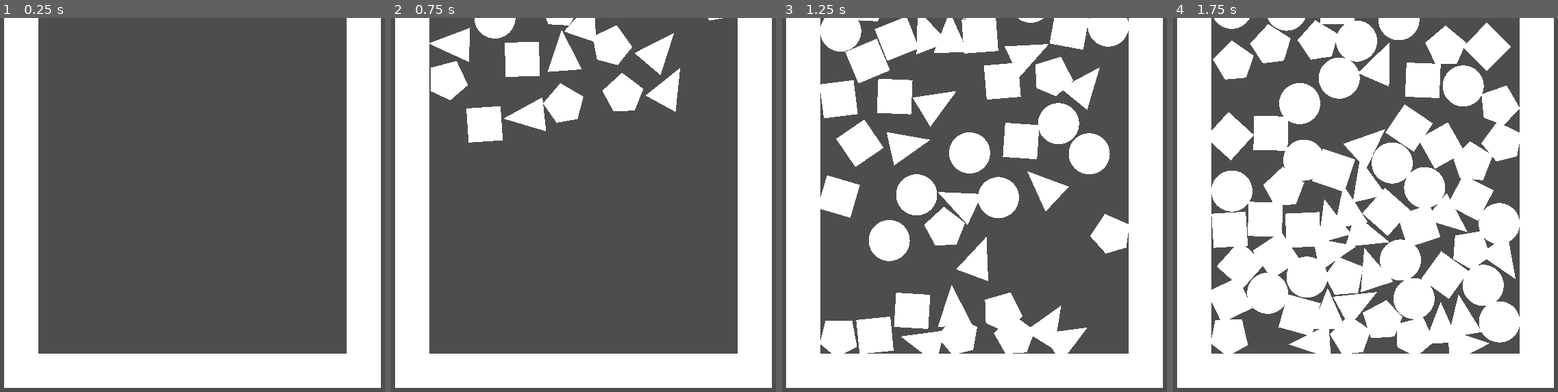
Above: before the commit, frames 1-4 (left to right).
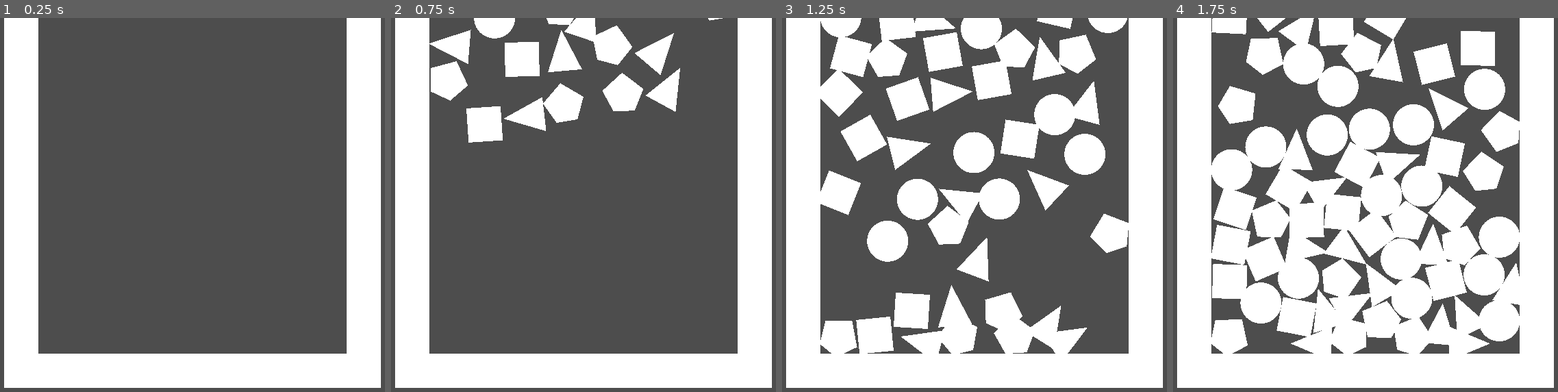
Above: after the commit, the same moments.

Repository: G-U-T-S/theana_jam
Game: Godot game, scene res://Scenes/main.tscn
Same seed, same stepped clock (60 frames per second), same inputs: the game is played once before the commit and once after it.
Inputs:
- Up to frame 1 (0.25 s): no input
- Up to frame 2 (0.75 s): tap Enter (ui_accept) at 0.5 s
- Up to frame 3 (1.25 s): tap Enter (ui_accept) at 0.77 s
- Up to frame 4 (1.75 s): tap Enter (ui_accept) at 1.52 s

Frame 1 is identical in both runs. In frame 2, 0.2% of the frame differs, in the area x 9-65%, y 0-31%; in frame 3, 10%; in frame 4, 25%, in the area x 9-91%, y 0-90%.

Commit message:
mouse_entity adicionado e layers
mudei o nome das layers e adicionei a cena mouse_entity, para que a interação com mouse seja mais facil de implementar

Diff:
--- a/Scenes/circle_shape.tscn
+++ b/Scenes/circle_shape.tscn
@@ -10,6 +10,8 @@
 radius = 30.0167
 
 [node name="circle_shape" type="RigidBody2D"]
+collision_layer = 2
+collision_mask = 3
 script = ExtResource("1_0hsxx")
 
 [node name="mesh" type="MeshInstance2D" parent="."]
--- a/Scenes/main.tscn
+++ b/Scenes/main.tscn
@@ -1,7 +1,8 @@
-[gd_scene load_steps=6 format=3 uid="uid://wsp10vf61bd2"]
+[gd_scene load_steps=7 format=3 uid="uid://wsp10vf61bd2"]
 
 [ext_resource type="Script" path="res://Scripts/main.gd" id="1_bb2fb"]
 [ext_resource type="PackedScene" uid="uid://caxa8h1vq18p7" path="res://Scenes/shape_spawn.tscn" id="2_mwrq7"]
+[ext_resource type="PackedScene" uid="uid://d3pduo0ucbtfo" path="res://Scenes/mouse_entity.tscn" id="3_sxctf"]
 
 [sub_resource type="RectangleShape2D" id="RectangleShape2D_x5ne8"]
 size = Vector2(50, 1013.5)
@@ -53,3 +54,6 @@
 [node name="shape_spawn" parent="." instance=ExtResource("2_mwrq7")]
 unique_name_in_owner = true
 position = Vector2(385, -140)
+
+[node name="mouse_entity" parent="." instance=ExtResource("3_sxctf")]
+unique_name_in_owner = true
--- /dev/null
+++ b/Scenes/mouse_entity.tscn
@@ -0,0 +1,14 @@
+[gd_scene load_steps=3 format=3 uid="uid://d3pduo0ucbtfo"]
+
+[ext_resource type="Script" path="res://Scripts/mouse_entity.gd" id="1_ujm1k"]
+
+[sub_resource type="RectangleShape2D" id="RectangleShape2D_7ntdm"]
+size = Vector2(10, 10)
+
+[node name="mouse_entity" type="Area2D"]
+collision_layer = 4
+collision_mask = 2
+script = ExtResource("1_ujm1k")
+
+[node name="collision" type="CollisionShape2D" parent="."]
+shape = SubResource("RectangleShape2D_7ntdm")
--- a/Scenes/pentagon_shape.tscn
+++ b/Scenes/pentagon_shape.tscn
@@ -6,6 +6,8 @@
 radius = 26.0
 
 [node name="pentagon_shape" type="RigidBody2D"]
+collision_layer = 2
+collision_mask = 3
 script = ExtResource("1_umoc4")
 
 [node name="polygon" type="Polygon2D" parent="."]
--- a/Scenes/square_shape.tscn
+++ b/Scenes/square_shape.tscn
@@ -9,6 +9,8 @@
 radius = 27.0185
 
 [node name="square_shape" type="RigidBody2D"]
+collision_layer = 2
+collision_mask = 3
 script = ExtResource("1_vcdq5")
 
 [node name="mesh" type="MeshInstance2D" parent="."]
--- a/Scenes/triangle_shape.tscn
+++ b/Scenes/triangle_shape.tscn
@@ -10,6 +10,8 @@
 height = 60.0
 
 [node name="triangle_shape" type="RigidBody2D"]
+collision_layer = 2
+collision_mask = 3
 script = ExtResource("1_1lgki")
 
 [node name="mesh" type="MeshInstance2D" parent="."]
